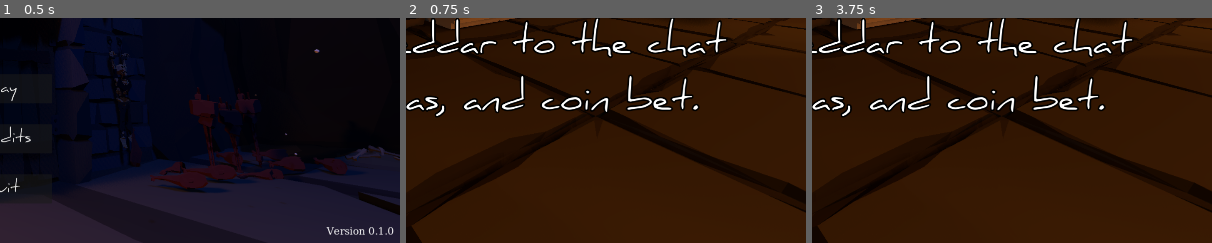
Above: before the commit, frames 1-3 (left to right).
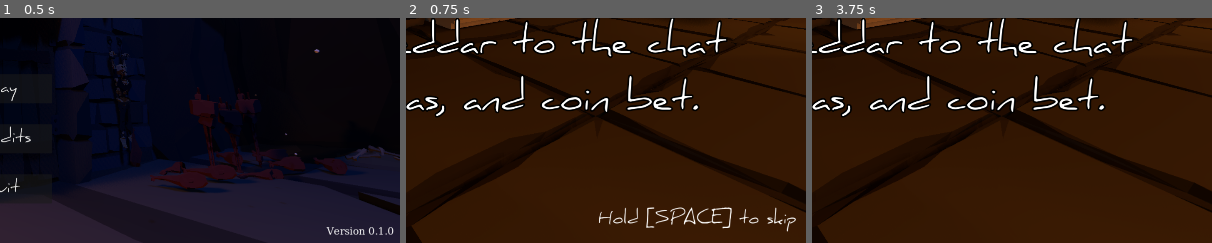
Above: after the commit, the same moments.

Repository: DrOtter3000/escapethekrampus
Game: Godot game, scene res://Scenes/UI/main_menu.tscn
Two runs of this game, one before a commit and one after it. Both use one fixed random seed, a clock stepped at 60 frames per second and the inputs below. Sound files missing from this copy of the repository are replaced by a short silence.
Inputs (mouse positions are % of the whole screen's width and height, from its top left):
- Up to frame 1 (0.5 s): no input
- Up to frame 2 (0.75 s): click "Play" at 0.5 s
- Up to frame 3 (3.75 s): tap Enter (ui_accept) at 1.25, 2.27, 2.3, 2.57, 2.75 s; move the mouse to (72, 45) at 1.27 s; hold D (right) 1.28-2.03 s; hold Enter (ui_accept) 1.28-2.03 s; move the mouse to (30, 55) at 2.02 s; hold S (back) 2.03-2.78 s; tap E (interact) at 2.1, 3.6 s; move the mouse to (60, 28) at 2.77 s; hold D (right) 2.78-3.53 s; hold Enter (ui_accept) 2.78-3.53 s; move the mouse to (45, 70) at 3.52 s; hold W (forward) from 3.53 s (still down)
The pictures show only the part of the screen within x 50-100%, y 50-100%; the shares and areas given below are measured in that part.

Frame 1 is identical in both runs. In frame 2, 1.0% of the frame differs, in the area x 48-98%, y 84-96%; in frame 3, nothing differs.

Commit message:
add skip option to intro

Diff:
--- a/Scenes/UI/intro.gd
+++ b/Scenes/UI/intro.gd
@@ -1,6 +1,36 @@
 extends Control
 
+var level_just_started := true
+var skip_intro := .00
 
-# Called when the node enters the scene tree for the first time.
+
+func _ready() -> void:
+	%SkipContainer.visible = true
+
+
+func _process(delta: float) -> void:
+
+	if Input.is_action_pressed("ui_accept"):
+		%SkipContainer.visible = true
+		$SkipContainer/VBoxContainer/ProgressBar.visible = true
+		$SkipContainer/VBoxContainer/ProgressBar.value = skip_intro
+		skip_intro += delta
+
+	else:
+		$SkipContainer/VBoxContainer/ProgressBar.visible = false
+		if !level_just_started:
+			%SkipContainer.visible = false
+		skip_intro = 0.0
+
+	if skip_intro > 1:
+		load_level()
+
+
 func load_level():
 	get_tree().change_scene_to_file("res://Scenes/Level/start_area.tscn")
+
+
+func hide_skip_container():
+	level_just_started = false
+	if not Input.is_action_pressed("ui_accept"):
+		%SkipContainer.visible = false
--- a/Scenes/UI/intro.tscn
+++ b/Scenes/UI/intro.tscn
@@ -240,9 +240,12 @@
 tracks/6/interp = 1
 tracks/6/loop_wrap = true
 tracks/6/keys = {
-"times": PackedFloat32Array(86),
-"transitions": PackedFloat32Array(1),
+"times": PackedFloat32Array(3, 86),
+"transitions": PackedFloat32Array(1, 1),
 "values": [{
+"args": [],
+"method": &"hide_skip_container"
+}, {
 "args": [],
 "method": &"load_level"
 }]
@@ -409,6 +412,38 @@
 text = "Now let us all together see
 if the Dingo still can flee..."
 
+[node name="SkipContainer" type="MarginContainer" parent="."]
+unique_name_in_owner = true
+layout_mode = 1
+anchors_preset = 3
+anchor_left = 1.0
+anchor_top = 1.0
+anchor_right = 1.0
+anchor_bottom = 1.0
+offset_left = -475.0
+offset_top = -62.0
+grow_horizontal = 0
+grow_vertical = 0
+theme_override_constants/margin_left = 24
+theme_override_constants/margin_top = 24
+theme_override_constants/margin_right = 24
+theme_override_constants/margin_bottom = 24
+
+[node name="VBoxContainer" type="VBoxContainer" parent="SkipContainer"]
+layout_mode = 2
+
+[node name="LblSkip" type="Label" parent="SkipContainer/VBoxContainer"]
+layout_mode = 2
+text = "Hold [SPACE] to skip"
+
+[node name="ProgressBar" type="ProgressBar" parent="SkipContainer/VBoxContainer"]
+visible = false
+custom_minimum_size = Vector2(0, 24)
+layout_mode = 2
+max_value = 1.0
+value = 1.0
+show_percentage = false
+
 [node name="AnimationPlayer" type="AnimationPlayer" parent="."]
 libraries = {
 "": SubResource("AnimationLibrary_glbki")
